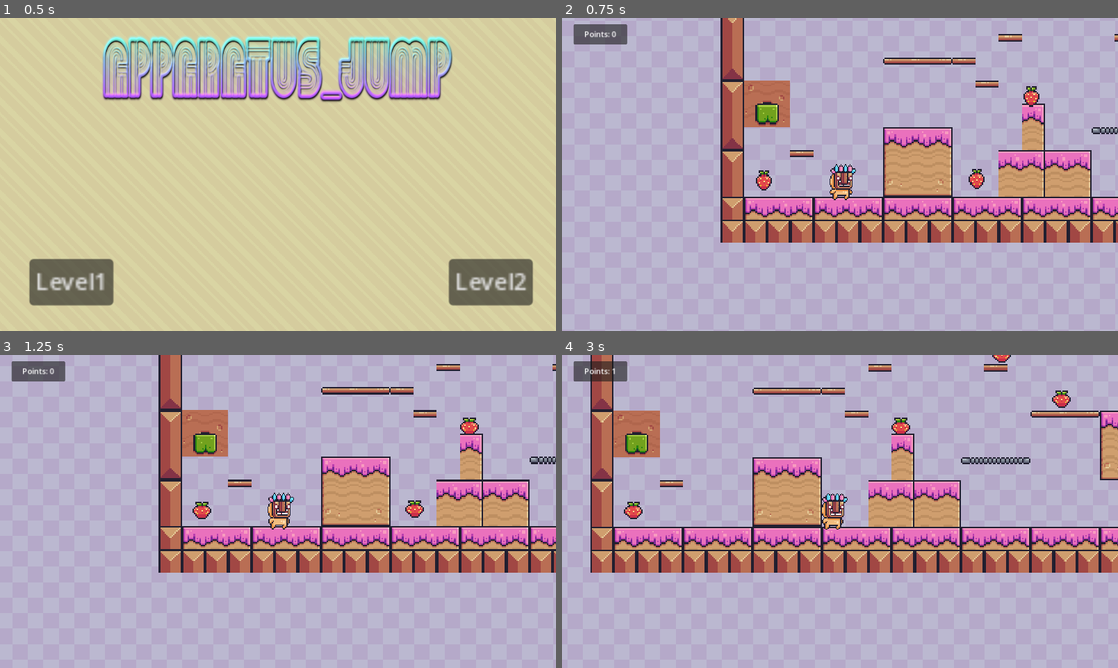
Above: before the commit, frames 1-4 (two rows, left to right).
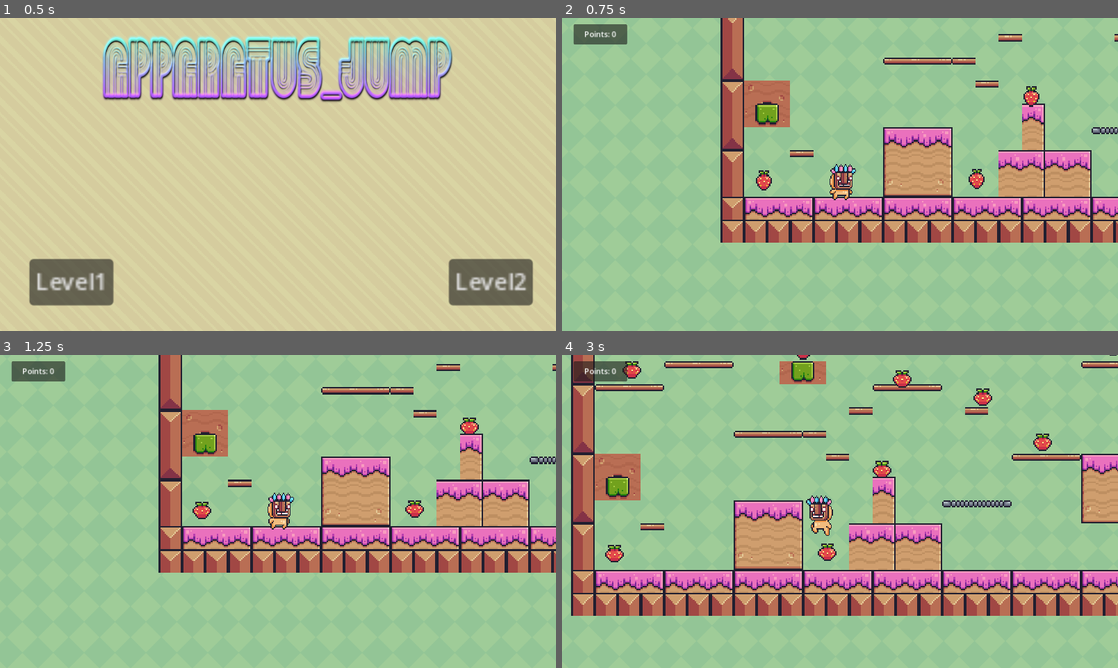
Above: after the commit, the same moments.

Repository: Akhero47/Apparatus_JumP
Game: Godot game, scene res://scenes/mainMenu.tscn
Same seed, same stepped clock (60 frames per second), same inputs: the game is played once before the commit and once after it.
Inputs:
- Up to frame 1 (0.5 s): no input
- Up to frame 2 (0.75 s): click "Level2" at 0.5 s
- Up to frame 3 (1.25 s): no input
- Up to frame 4 (3 s): hold D (right) 1.28-2.78 s; tap Up (jump) at 1.52, 2.27 s; hold Left (left) from 2.78 s (still down)

Frame 1 is identical in both runs. In frame 2, 78% of the frame differs, in the area x 0-100%, y 0-100%; in frame 3, 78%; in frame 4, 98%.

Commit message:
improved added html5 runnable

Diff:
--- a/scenes/level1.tscn
+++ b/scenes/level1.tscn
@@ -45,11 +45,9 @@
 9:0/0 = 0
 9:0/0/physics_layer_0/linear_velocity = Vector2(0, 0)
 9:0/0/physics_layer_0/angular_velocity = 0.0
-9:0/0/physics_layer_0/polygon_0/points = PackedVector2Array(-8, -8, 8, -8, 8, 8, -8, 8)
 10:0/0 = 0
 10:0/0/physics_layer_0/linear_velocity = Vector2(0, 0)
 10:0/0/physics_layer_0/angular_velocity = 0.0
-10:0/0/physics_layer_0/polygon_0/points = PackedVector2Array(-8, -8, 8, -8, 8, 8, -8, 8)
 12:0/0 = 0
 12:0/0/physics_layer_0/linear_velocity = Vector2(0, 0)
 12:0/0/physics_layer_0/angular_velocity = 0.0
@@ -134,15 +132,15 @@
 17:1/0 = 0
 17:1/0/physics_layer_0/linear_velocity = Vector2(0, 0)
 17:1/0/physics_layer_0/angular_velocity = 0.0
-17:1/0/physics_layer_0/polygon_0/points = PackedVector2Array(-8, -8, 8, -8, 8, 8, -8, 8)
+17:1/0/physics_layer_0/polygon_0/points = PackedVector2Array(-8, -8, 8, -8, 8, -2.5, -8, -3)
 18:1/0 = 0
 18:1/0/physics_layer_0/linear_velocity = Vector2(0, 0)
 18:1/0/physics_layer_0/angular_velocity = 0.0
-18:1/0/physics_layer_0/polygon_0/points = PackedVector2Array(-8, -8, 8, -8, 8, 8, -8, 8)
+18:1/0/physics_layer_0/polygon_0/points = PackedVector2Array(-8, -8, 8, -8, 8, -2.5, -8, -3)
 19:1/0 = 0
 19:1/0/physics_layer_0/linear_velocity = Vector2(0, 0)
 19:1/0/physics_layer_0/angular_velocity = 0.0
-19:1/0/physics_layer_0/polygon_0/points = PackedVector2Array(-8, -8, 8, -8, 8, 8, -8, 8)
+19:1/0/physics_layer_0/polygon_0/points = PackedVector2Array(-8, -8, 8, -8, 8, -2.5, -8, -3)
 0:2/0 = 0
 0:2/0/physics_layer_0/linear_velocity = Vector2(0, 0)
 0:2/0/physics_layer_0/angular_velocity = 0.0
--- a/scenes/level2.tscn
+++ b/scenes/level2.tscn
@@ -1,7 +1,8 @@
-[gd_scene load_steps=10 format=3 uid="uid://ccelmlaxfbefo"]
+[gd_scene load_steps=11 format=3 uid="uid://ccelmlaxfbefo"]
 
 [ext_resource type="Script" path="res://scenes/GameManager.gd" id="1_q2j7f"]
 [ext_resource type="Texture2D" uid="uid://dmp6ajpy7x8j4" path="res://asset/Purple.png" id="2_4vepj"]
+[ext_resource type="Texture2D" uid="uid://bs68sa0x0r143" path="res://asset/Green.png" id="2_ddngb"]
 [ext_resource type="Texture2D" uid="uid://dvtebnknjvcnk" path="res://asset/Terrain (16x16).png" id="3_wagpe"]
 [ext_resource type="PackedScene" uid="uid://dn8yosem2j2r4" path="res://scenes/maincharacter.tscn" id="4_cw2xc"]
 [ext_resource type="PackedScene" uid="uid://psmq6ofeeq3e" path="res://scenes/endpoint.tscn" id="5_cjw52"]
@@ -109,10 +110,12 @@
 9:1/0/physics_layer_0/linear_velocity = Vector2(0, 0)
 9:1/0/physics_layer_0/angular_velocity = 0.0
 9:1/0/physics_layer_0/polygon_0/points = PackedVector2Array(-8, -8, 8, -8, 8, 8, -8, 8)
+9:1/0/physics_layer_0/polygon_0/one_way = true
 10:1/0 = 0
 10:1/0/physics_layer_0/linear_velocity = Vector2(0, 0)
 10:1/0/physics_layer_0/angular_velocity = 0.0
 10:1/0/physics_layer_0/polygon_0/points = PackedVector2Array(-8, -8, 8, -8, 8, 8, -8, 8)
+10:1/0/physics_layer_0/polygon_0/one_way = true
 12:1/0 = 0
 12:1/0/physics_layer_0/linear_velocity = Vector2(0, 0)
 12:1/0/physics_layer_0/angular_velocity = 0.0
@@ -132,15 +135,15 @@
 17:1/0 = 0
 17:1/0/physics_layer_0/linear_velocity = Vector2(0, 0)
 17:1/0/physics_layer_0/angular_velocity = 0.0
-17:1/0/physics_layer_0/polygon_0/points = PackedVector2Array(-8, -8, 8, -8, 8, 8, -8, 8)
+17:1/0/physics_layer_0/polygon_0/points = PackedVector2Array(-8, -8, 8, -8, 8, -3.25, -8, -3)
 18:1/0 = 0
 18:1/0/physics_layer_0/linear_velocity = Vector2(0, 0)
 18:1/0/physics_layer_0/angular_velocity = 0.0
-18:1/0/physics_layer_0/polygon_0/points = PackedVector2Array(-8, -8, 8, -8, 8, 8, -8, 8)
+18:1/0/physics_layer_0/polygon_0/points = PackedVector2Array(-8, -8, 8, -8, 8, -3.25, -8, -3)
 19:1/0 = 0
 19:1/0/physics_layer_0/linear_velocity = Vector2(0, 0)
 19:1/0/physics_layer_0/angular_velocity = 0.0
-19:1/0/physics_layer_0/polygon_0/points = PackedVector2Array(-8, -8, 8, -8, 8, 8, -8, 8)
+19:1/0/physics_layer_0/polygon_0/points = PackedVector2Array(-8, -8, 8, -8, 8, -3.25, -8, -3)
 0:2/0 = 0
 0:2/0/physics_layer_0/linear_velocity = Vector2(0, 0)
 0:2/0/physics_layer_0/angular_velocity = 0.0
@@ -544,7 +547,20 @@
 
 [node name="Scene Object" type="Node" parent="."]
 
+[node name="ParallaxBackground" type="ParallaxBackground" parent="Scene Object"]
+
+[node name="ParallaxLayer" type="ParallaxLayer" parent="Scene Object/ParallaxBackground"]
+motion_scale = Vector2(0.8, 0.8)
+motion_mirroring = Vector2(6400, 2048)
+
+[node name="Sprite2D" type="Sprite2D" parent="Scene Object/ParallaxBackground/ParallaxLayer"]
+texture_repeat = 2
+texture = ExtResource("2_ddngb")
+region_enabled = true
+region_rect = Rect2(0, 0, 6400, 4096)
+
 [node name="TextureRect" type="TextureRect" parent="Scene Object"]
+visible = false
 texture_filter = 1
 offset_left = -384.0
 offset_top = -1372.0
Not shown, changed: export_presets.cfg
Binary file added: games_executable/HTML5/CG-ProjectI.apple-touch-icon.png
Binary file added: games_executable/HTML5/CG-ProjectI.icon.png
Binary file added: games_executable/HTML5/CG-ProjectI.png
Not shown, added: games_executable/CG-ProjectI.x86_64
Not shown, added: games_executable/HTML5/CG-ProjectI.audio.worklet.js
Not shown, added: games_executable/HTML5/CG-ProjectI.html
Not shown, added: games_executable/HTML5/CG-ProjectI.js
Not shown, added: games_executable/HTML5/CG-ProjectI.pck
Not shown, added: games_executable/HTML5/CG-ProjectI.wasm
Not shown, added: games_executable/HTML5/CG-ProjectI.worker.js
